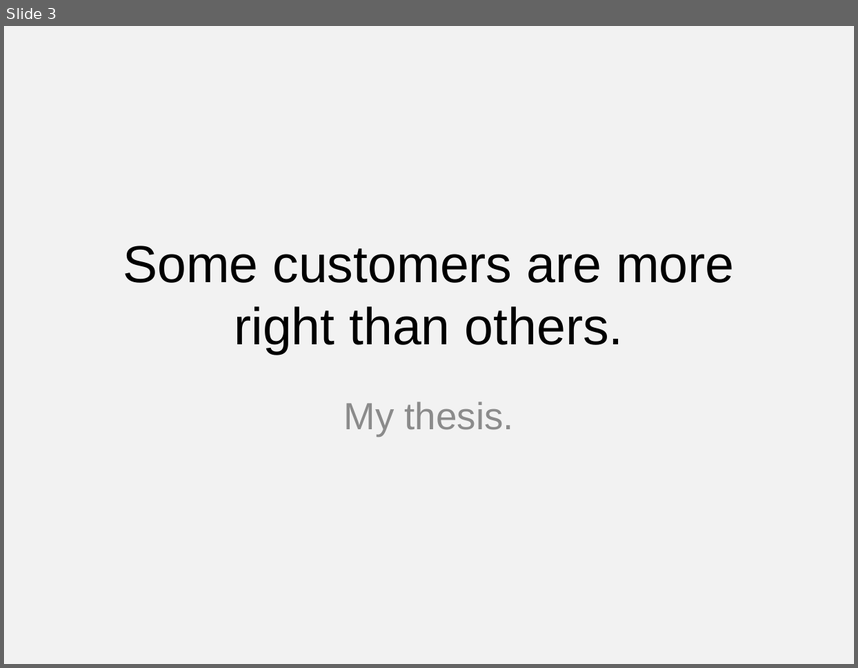
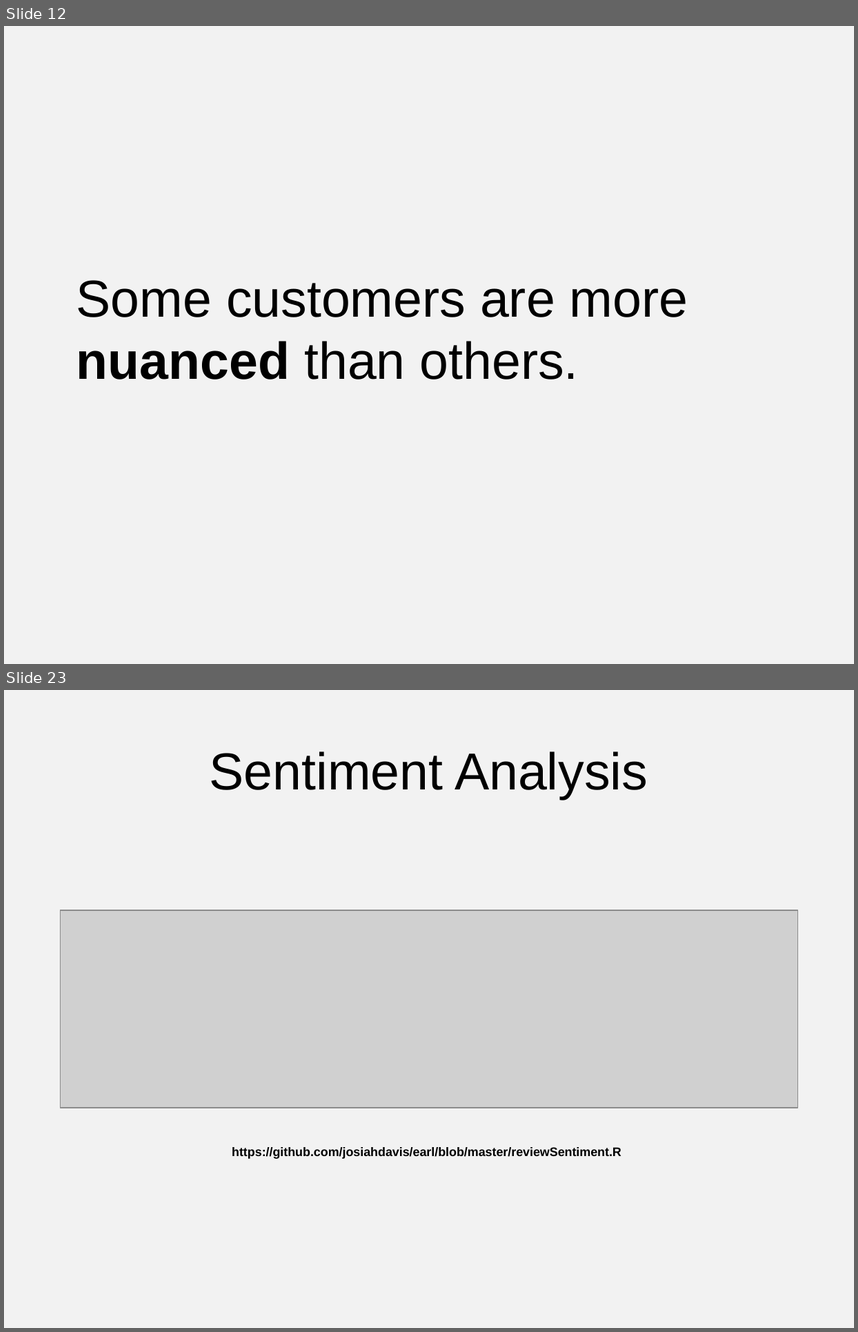
Before and after one commit to josiahdavis/earl, a slide deck: slides.pptx. Shown one above the other, each under a label of ours: slide 3 before the commit, slides 12 and 23 after it; the slides between them are not shown. The pictures are 858x668 and 858x1332 pixels, drawn with LibreOffice and Linux fonts; fonts in the diff are those of the drawing; grey boxes stand for pictures. Boxes give left, top, right and bottom in pixels: in the first picture for what was removed or moved away, otherwise in the second. Text is boxed around its words. In the diff, an @@ line names an element or a change of style, - is before the commit and + after.

```diff
--- a/slides.pptx
+++ b/slides.pptx
@@ slide 23 added at (4,690,854,1328), background #F2F2F2 @@
@@ title added at (210,751,648,799), 44 pt, text #000000 @@
+Sentiment Analysis
@@ picture added at (60,910,798,1107) @@
@@ text added at (232,1147,622,1159), 10.5 pt, text #000000, bold @@
+https://github.com/josiahdavis/earl/blob/master/reviewSentiment.R
@@ what was slide 3 is now slide 12 @@
@@ slide 12 changed as well @@
@@ title at (76,280,688,379): text changed @@
-Some customers are more right than others.
+Some customers are more nuanced than others.
@@ subtitle removed at (344,401,514,436) @@
-My thesis.
```
Also in this commit, not shown: 3 other slides changed, 18 other slides added, 9 slides removed, 51 other files.
